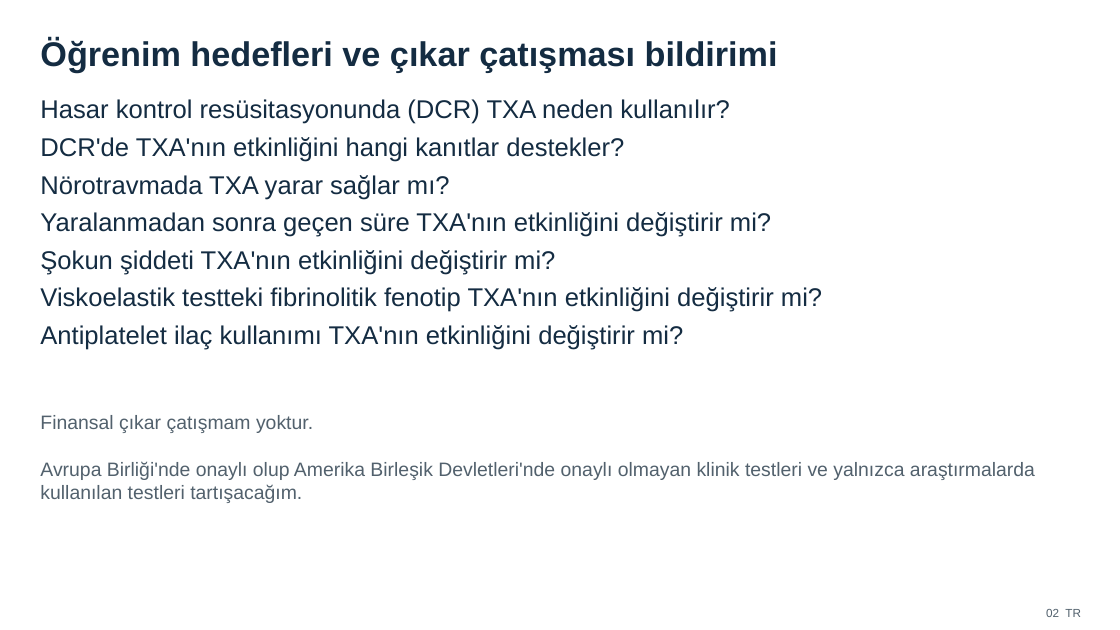
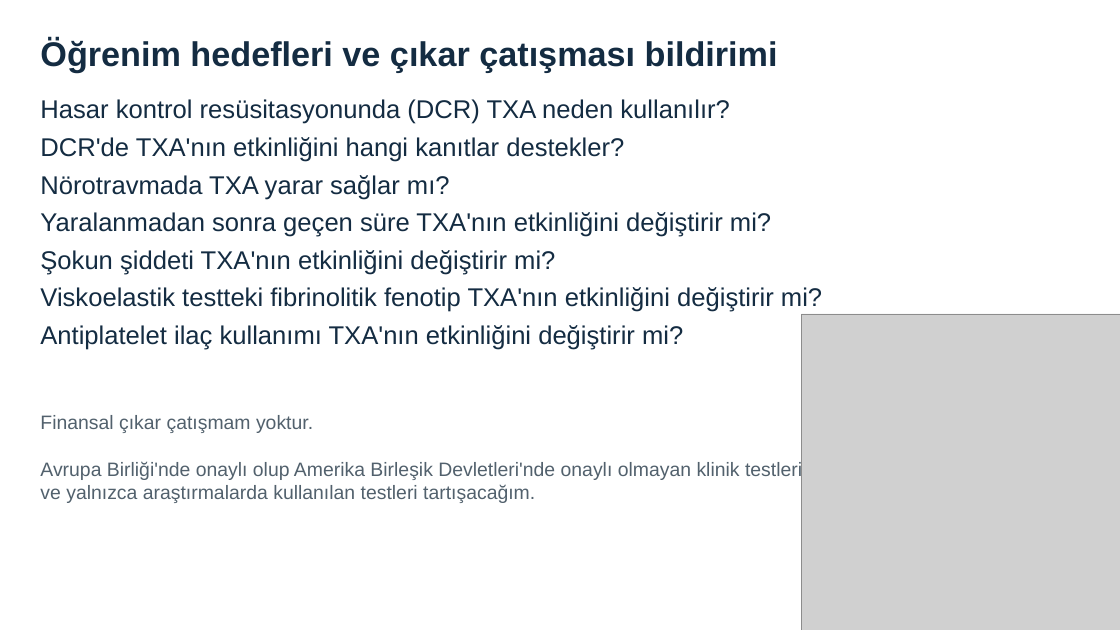
Before and after one commit to cryanking/cryanking.github.io, a slide deck: slide 4 of lectures/tark/TXA_Trauma_English_Turkish.pptx. Drawn at 1120x630 pixels with LibreOffice and Linux fonts; fonts in the diff are those of the drawing; grey boxes stand for pictures. Boxes give left, top, right and bottom in pixels: in the first picture for what was removed or moved away, otherwise in the second. Text is boxed around its words. In the diff, an @@ line names an element or a change of style, - is before the commit and + after.

```diff
--- a/lectures/tark/TXA_Trauma_English_Turkish.pptx
+++ b/lectures/tark/TXA_Trauma_English_Turkish.pptx
@@ picture added at (802, 314, 1120, 630) @@
@@ text "Finansal çıkar çatışmam yoktur. Avrupa ..." rewrapped from (40, 415, 1035, 503) to (40, 415, 802, 503) @@
@@ text removed at (1046, 609, 1081, 617) @@
-02 TR
```
Also in this commit, not shown: 14 other slides changed, 1 slide added.
